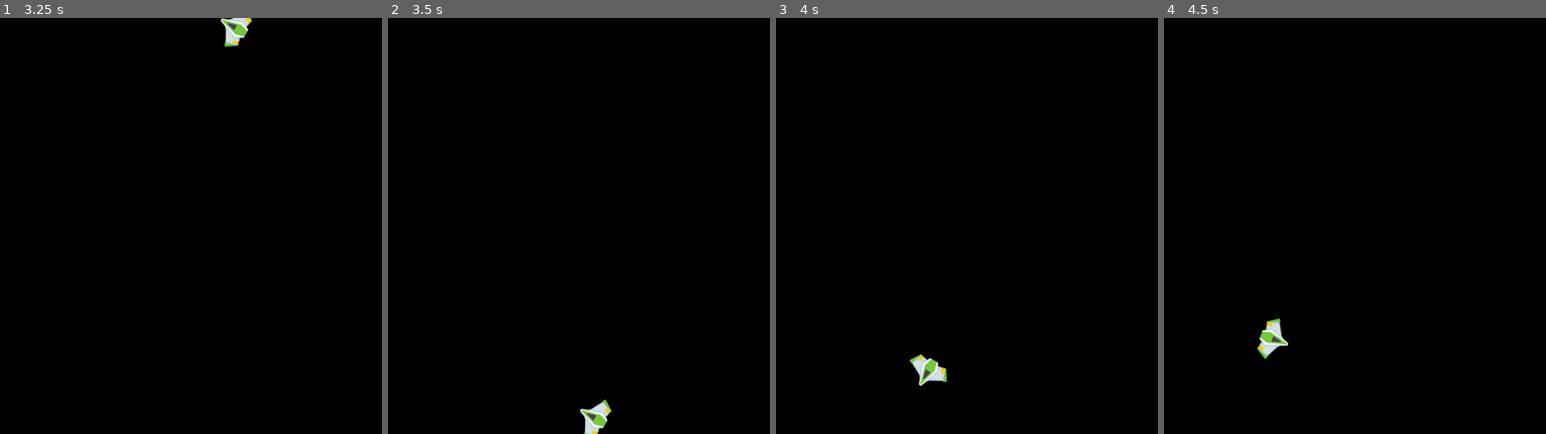
Above: before the commit, frames 1-4 (left to right).
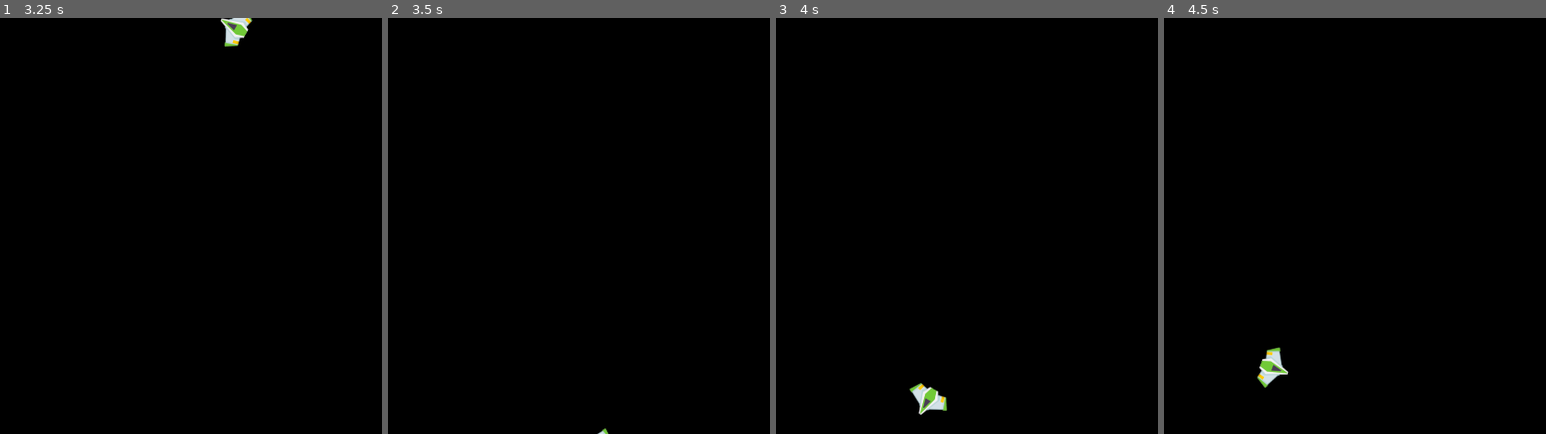
Above: after the commit, the same moments.

Repository: gimpels/asteroids
Game: Godot game, scene res://scenes/game.tscn
The game is run twice, just before and just after one commit, with the same random seed, the same clock (stepped at 60 frames per second) and the same inputs.
Inputs:
- Up to frame 1 (3.25 s): tap Enter at 0.5 s; hold D (rotate_right) 0.53-1.28 s; hold S (move_backward) 1.28-2.03 s; hold D (rotate_right) 2.03-2.78 s; hold W (move_forward) from 2.78 s (still down)
- Up to frame 2 (3.5 s): keep holding W (move_forward)
- Up to frame 3 (4 s): release W (move_forward) at 3.53 s; hold A (rotate_left) from 3.53 s (still down)
- Up to frame 4 (4.5 s): keep holding A (rotate_left)

Frame 1 is identical in both runs. In frame 2, 0.4% of the frame differs, in the area x 50-59%, y 91-100%; in frame 3, 0.9%, in the area x 34-45%, y 80-96%; in frame 4, 0.9%.

Commit message:
Wrap around when completely outside of the view port

Diff:
--- a/scripts/player.gd
+++ b/scripts/player.gd
@@ -4,6 +4,8 @@
 @export var speed := 10.0
 @export var maximum_speed := 400.0
 @export var rotation_speed := 200.0
+
+@onready var sprite: Sprite2D = $Sprite2D
 
 func _physics_process(delta: float) -> void:
 	var direction := Input.get_axis("move_forward", "move_backward")
@@ -26,6 +28,10 @@
 
 func wraparound() -> void:
 	var screen_size := get_viewport_rect().size
+	var sprite_size := sprite.texture.get_size() * sprite.scale
 
-	global_position.x = wrapf(global_position.x, 0, screen_size.x)
-	global_position.y = wrapf(global_position.y, 0, screen_size.y)
+	var hx: float = sprite_size.x / 2
+	var hy: float = sprite_size.y / 2
+
+	global_position.x = wrapf(global_position.x, -hx, screen_size.x + hx)
+	global_position.y = wrapf(global_position.y, -hy, screen_size.y + hy)
